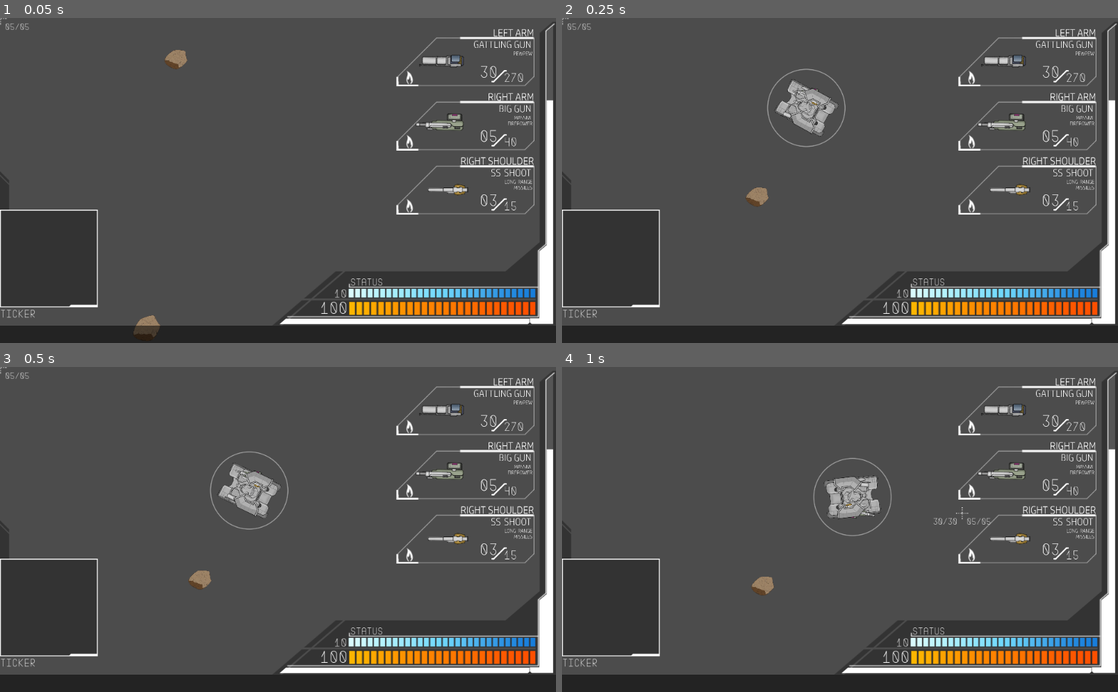
Above: before the commit, frames 1-4 (two rows, left to right).
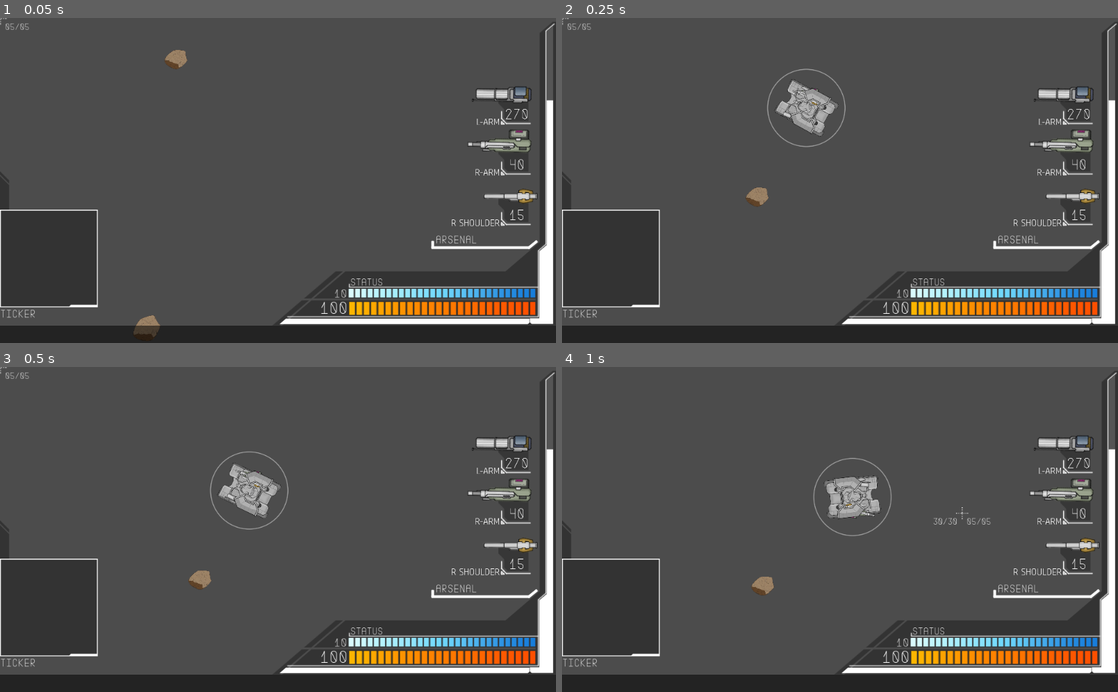
Above: after the commit, the same moments.

Repository: Littlerun-Bastion/Soulless-Steel
Game: Godot game, scene res://game/arena/Arena.tscn
Two runs of this game, one before a commit and one after it. Both use one fixed random seed, a clock stepped at 60 frames per second and the inputs below.
Inputs (mouse positions are in pixels of both pictures, inside the frame that each line leads up to):
- Up to frame 1 (0.05 s): no input
- Up to frame 2 (0.25 s): no input
- Up to frame 3 (0.5 s): no input
- Up to frame 4 (1 s): move the mouse to (962, 513) at 0.52 s; hold D (right) from 0.53 s (still down); hold F (honk) from 0.53 s (still down)

The runs differ from the first frame. In frame 1, 3.6% of the frame differs, in the area x 71-97%, y 3-72%; in frame 2, 3.6%; in frame 3, 3.6%; in frame 4, 3.6%.

Commit message:
Improved weapon slots on HUD

Diff:
--- a/project/game/mecha/Enemy.gd
+++ b/project/game/mecha/Enemy.gd
@@ -32,7 +32,7 @@
 func _process(delta):
 	var state = logic.get_current_state()
 	check_for_targets()
-	print(state)
+	#print(state)
 	if has_method("do_"+state):
 		call("do_"+state, delta)
 
--- a/project/game/mecha/Mecha.gd
+++ b/project/game/mecha/Mecha.gd
@@ -218,17 +218,43 @@
 	return float(core.weight)
 
 
-func get_ammo(part_name):
-	if part_name == "left_arm":
+func get_weapon_part(part_name):
+	if part_name == "arm_weapon_left":
 		if arm_weapon_left:
-			return $ArmWeaponLeft.clip_ammo
-	elif part_name == "right_arm":
+			return $ArmWeaponLeft
+	elif part_name == "arm_weapon_right":
 		if arm_weapon_right:
-			return $ArmWeaponRight.clip_ammo
-	elif part_name == "left_shoulder":
-		pass
-	elif part_name == "right_shoulder":
-		pass
+			return $ArmWeaponRight
+	elif part_name == "shoulder_weapon_left":
+		if shoulder_weapon_left:
+			return $ShoulderWeaponLeft
+	elif part_name == "shoulder_weapon_right":
+		if shoulder_weapon_right:
+			return $ShoulderWeaponRight
+	else:
+		push_error("Not a valid weapon part name: " + str(part_name))
+
+	return false
+
+
+func get_clip_ammo(part_name):
+	var part = get_weapon_part(part_name)
+	if part:
+		return part.clip_ammo
+	return false
+
+
+func get_clip_size(part_name):
+	var part = get_weapon_part(part_name)
+	if part:
+		return part.clip_size
+	return false
+
+
+func get_total_ammo(part_name):
+	var part = get_weapon_part(part_name)
+	if part:
+		return part.total_ammo
 	return false
 
 
--- a/project/game/ui/PlayerHUD.gd
+++ b/project/game/ui/PlayerHUD.gd
@@ -57,8 +57,8 @@
 
 
 func setup_cursor():
-	Cursor.set_max_ammo("left", player.get_ammo("left_arm"))
-	Cursor.set_max_ammo("right", player.get_ammo("right_arm"))
+	Cursor.set_max_ammo("left", player.get_clip_ammo("arm_weapon_left"))
+	Cursor.set_max_ammo("right", player.get_clip_ammo("arm_weapon_right"))
 
 
 func update_lifebar(value):
@@ -74,8 +74,17 @@
 
 
 func update_cursor():
-	Cursor.set_ammo("left", player.get_ammo("left_arm"))
-	Cursor.set_ammo("right", player.get_ammo("right_arm"))
+	Cursor.set_ammo("left", player.get_clip_ammo("arm_weapon_left"))
+	Cursor.set_ammo("right", player.get_clip_ammo("arm_weapon_right"))
+
+
+func update_arsenal():
+	for weapon in $WeaponSlots.get_children():
+		var total_ammo = player.get_total_ammo(weapon.type)
+		if total_ammo:
+			weapon.set_ammo(total_ammo - \
+							player.get_clip_size(weapon.type) + \
+							player.get_clip_ammo(weapon.type))
 
 
 func _on_player_took_damage(_p):
@@ -85,6 +94,7 @@
 
 func _on_player_shoot():
 	update_cursor()
+	update_arsenal()
 
 
 func _on_reload_mode_update(active):
--- a/project/game/ui/PlayerHUD.tscn
+++ b/project/game/ui/PlayerHUD.tscn
@@ -15,6 +15,7 @@
 [ext_resource path="res://game/ui/MechaCursorCrosshair.tscn" type="PackedScene" id=13]
 [ext_resource path="res://game/ui/PlayerRadar/PlayerRadar.tscn" type="PackedScene" id=14]
 [ext_resource path="res://game/ui/WeaponSlot/WeaponSlot.tscn" type="PackedScene" id=15]
+[ext_resource path="res://game/ui/WeaponSlot/Separator.gd" type="Script" id=16]
 
 [sub_resource type="StyleBoxTexture" id=1]
 texture = ExtResource( 3 )
@@ -66,6 +67,12 @@
 
 [sub_resource type="DynamicFont" id=9]
 size = 20
+use_mipmaps = true
+use_filter = true
+font_data = ExtResource( 2 )
+
+[sub_resource type="DynamicFont" id=10]
+size = 21
 use_mipmaps = true
 use_filter = true
 font_data = ExtResource( 2 )
@@ -192,13 +199,32 @@
 "_edit_use_anchors_": false
 }
 
+[node name="ArsenalSeparator" type="Control" parent="."]
+margin_left = 794.607
+margin_top = 424.046
+margin_right = 834.607
+margin_bottom = 464.046
+script = ExtResource( 16 )
+__meta__ = {
+"_edit_use_anchors_": false
+}
+
+[node name="ArsenalLabel" type="Label" parent="ArsenalSeparator"]
+margin_left = 7.40802
+margin_top = -24.7995
+margin_right = 105.408
+margin_bottom = 2.20047
+custom_fonts/font = SubResource( 10 )
+text = "ARSENAL"
+
 [node name="WeaponSlots" type="VBoxContainer" parent="."]
-margin_left = 730.0
-margin_top = 35.0
-margin_right = 1367.0
-margin_bottom = 1149.0
+margin_left = 918.413
+margin_top = 73.0018
+margin_right = 1074.41
+margin_bottom = 878.002
 rect_scale = Vector2( 0.4, 0.4 )
 custom_constants/separation = 70
+alignment = 2
 __meta__ = {
 "_edit_use_anchors_": false
 }
@@ -206,22 +232,23 @@
 [node name="WeaponSlot" parent="WeaponSlots" instance=ExtResource( 15 )]
 anchor_right = 0.0
 anchor_bottom = 0.0
-margin_right = 637.0
-margin_bottom = 226.0
+margin_top = 176.0
+margin_right = 156.0
+margin_bottom = 339.0
 
 [node name="WeaponSlot2" parent="WeaponSlots" instance=ExtResource( 15 )]
 anchor_right = 0.0
 anchor_bottom = 0.0
-margin_top = 296.0
-margin_right = 637.0
-margin_bottom = 522.0
+margin_top = 409.0
+margin_right = 156.0
+margin_bottom = 572.0
 
 [node name="WeaponSlot3" parent="WeaponSlots" instance=ExtResource( 15 )]
 anchor_right = 0.0
 anchor_bottom = 0.0
-margin_top = 592.0
-margin_right = 637.0
-margin_bottom = 818.0
+margin_top = 642.0
+margin_right = 156.0
+margin_bottom = 805.0
 
 [node name="Ticker" parent="." instance=ExtResource( 11 )]
 
--- a/project/game/ui/WeaponSlot/Separator.gd
+++ b/project/game/ui/WeaponSlot/Separator.gd
@@ -1,13 +1,14 @@
 tool
 extends Control
 
-const HEIGHT = 50
-const EDGE_WIDTH = 9
-const MIDDLE_WIDTH = 50
+const HEIGHT = 12
+const MIDDLE_WIDTH = 180
+const RIGHT_WIDTH = 16
 const LINE_WIDTH = 4
 const COLOR = Color(1,1,1)
 
 func _draw():
-	draw_line(Vector2(0,HEIGHT), Vector2(EDGE_WIDTH + LINE_WIDTH/2.0, HEIGHT), COLOR, LINE_WIDTH, true)
-	draw_line(Vector2(EDGE_WIDTH, HEIGHT), Vector2(EDGE_WIDTH + MIDDLE_WIDTH, 0), COLOR, LINE_WIDTH, true)
-	draw_line(Vector2(-LINE_WIDTH/2.0 + EDGE_WIDTH + MIDDLE_WIDTH, 0), Vector2(2*EDGE_WIDTH + MIDDLE_WIDTH, 0), COLOR, LINE_WIDTH, true)
+# warning-ignore-all:integer_division
+	draw_line(Vector2(LINE_WIDTH/2,-HEIGHT), Vector2(LINE_WIDTH/2, 0), COLOR, LINE_WIDTH, true)
+	draw_line(Vector2(0, 0), Vector2(MIDDLE_WIDTH, 0), COLOR, LINE_WIDTH, true)
+	draw_line(Vector2(MIDDLE_WIDTH - 2, 1), Vector2(MIDDLE_WIDTH + RIGHT_WIDTH - 2, -HEIGHT), COLOR, LINE_WIDTH, true)
--- a/project/game/ui/WeaponSlot/WeaponSlot.gd
+++ b/project/game/ui/WeaponSlot/WeaponSlot.gd
@@ -1,17 +1,21 @@
 extends Control
 
 const WEAPON_NAME_MAP = {
-	"arm_weapon_left": "LEFT ARM",
-	"arm_weapon_right": "RIGHT ARM",
-	"shoulder_weapon_left": "LEFT SHOULDER",
-	"shoulder_weapon_right": "RIGHT SHOULDER",
+	"arm_weapon_left": "L-ARM",
+	"arm_weapon_right": "R-ARM",
+	"shoulder_weapon_left": "L-SHOULDER",
+	"shoulder_weapon_right": "R-SHOULDER",
 }
+
+var type : String
 
 func setup(arm_data, position):
 	assert(WEAPON_NAME_MAP.has(position), "Not a valid position for weapon slot: " + str(position))
 	$Position.text = WEAPON_NAME_MAP[position]
-	$Name.text = (arm_data.name).to_upper()
-	$Type.text = (arm_data.type).to_upper()
-	$Image.texture = arm_data.image
-	$MagazineAmmo.text = "%02d" % arm_data.clip_size
-	$SpareAmmo.text = "%02d" % arm_data.total_ammo
+	$WeaponImage.texture = arm_data.image
+	type = position
+	set_ammo(arm_data.total_ammo)
+
+
+func set_ammo(value):
+	$TotalAmmo.text = "%02d" % value
--- a/project/game/ui/WeaponSlot/WeaponSlot.tscn
+++ b/project/game/ui/WeaponSlot/WeaponSlot.tscn
@@ -1,39 +1,19 @@
-[gd_scene load_steps=13 format=2]
+[gd_scene load_steps=8 format=2]
 
 [ext_resource path="res://assets/images/mechas/arm_weapons/zh01-gun1.png" type="Texture" id=1]
-[ext_resource path="res://assets/images/ui/player_ui/weapon_types/thermal_icon.png" type="Texture" id=2]
-[ext_resource path="res://assets/images/ui/player_ui/weapon_slot_frame.png" type="Texture" id=3]
-[ext_resource path="res://game/ui/WeaponSlot/Separator.gd" type="Script" id=4]
+[ext_resource path="res://assets/images/ui/player_ui/weapon_ammo_slide_frame.png" type="Texture" id=2]
 [ext_resource path="res://assets/fonts/Zector/Zector.ttf" type="DynamicFontData" id=5]
 [ext_resource path="res://assets/fonts/HPSimplified_Lt.ttf" type="DynamicFontData" id=6]
 [ext_resource path="res://game/ui/WeaponSlot/WeaponSlot.gd" type="Script" id=7]
 
 [sub_resource type="DynamicFont" id=1]
-size = 48
+size = 42
 use_mipmaps = true
 use_filter = true
 font_data = ExtResource( 6 )
 
-[sub_resource type="DynamicFont" id=2]
-size = 45
-use_mipmaps = true
-use_filter = true
-font_data = ExtResource( 6 )
-
-[sub_resource type="DynamicFont" id=3]
-size = 24
-use_mipmaps = true
-use_filter = true
-font_data = ExtResource( 6 )
-
-[sub_resource type="DynamicFont" id=4]
-size = 80
-use_mipmaps = true
-use_filter = true
-font_data = ExtResource( 5 )
-
 [sub_resource type="DynamicFont" id=5]
-size = 60
+size = 70
 use_mipmaps = true
 use_filter = true
 font_data = ExtResource( 5 )
@@ -41,9 +21,9 @@
 [node name="WeaponSlot" type="Control"]
 anchor_right = 1.0
 anchor_bottom = 1.0
-margin_right = -387.0
-margin_bottom = -374.0
-rect_min_size = Vector2( 637, 226 )
+margin_right = -868.0
+margin_bottom = -437.0
+rect_min_size = Vector2( 156, 163 )
 script = ExtResource( 7 )
 __meta__ = {
 "_edit_use_anchors_": false
@@ -52,93 +32,42 @@
 [node name="Frame" type="TextureRect" parent="."]
 margin_right = 40.0
 margin_bottom = 40.0
-texture = ExtResource( 3 )
+rect_scale = Vector2( 2.5, 2.5 )
+texture = ExtResource( 2 )
+__meta__ = {
+"_edit_use_anchors_": false
+}
 
 [node name="Position" type="Label" parent="."]
-margin_left = 185.0
-margin_top = -55.0
-margin_right = 634.0
-margin_bottom = 13.0
+margin_left = -283.143
+margin_top = 91.8188
+margin_right = 6.85663
+margin_bottom = 148.819
 custom_fonts/font = SubResource( 1 )
-text = "RIGHT SHOULDER"
+text = "R-SHOULDER"
 align = 2
 valign = 2
 __meta__ = {
 "_edit_use_anchors_": false
 }
 
-[node name="Name" type="Label" parent="."]
-margin_left = 183.0
-margin_top = 4.0
-margin_right = 621.0
-margin_bottom = 65.0
-custom_fonts/font = SubResource( 2 )
-text = "SS-LM1 LRSM"
-align = 2
-__meta__ = {
-"_edit_use_anchors_": false
-}
-
-[node name="Type" type="Label" parent="."]
-margin_left = 447.0
-margin_top = 60.0
-margin_right = 626.0
-margin_bottom = 115.0
-custom_fonts/font = SubResource( 3 )
-custom_constants/line_spacing = -6
-text = "LONG-RANGE GUIDED MISSILES"
-align = 2
-autowrap = true
-__meta__ = {
-"_edit_use_anchors_": false
-}
-
-[node name="Image" type="TextureRect" parent="."]
-margin_left = 39.7507
-margin_top = 342.368
-margin_right = 339.751
-margin_bottom = 642.368
+[node name="WeaponImage" type="TextureRect" parent="."]
+margin_left = -208.962
+margin_top = 302.75
+margin_right = 91.0382
+margin_bottom = 602.75
 rect_rotation = -90.0
-rect_scale = Vector2( 1.5, 1.5 )
+rect_scale = Vector2( 2, 2 )
 texture = ExtResource( 1 )
 __meta__ = {
 "_edit_use_anchors_": false
 }
 
-[node name="DamageType" type="TextureRect" parent="."]
-margin_left = 19.7201
-margin_top = 146.297
-margin_right = 519.72
-margin_bottom = 646.297
-rect_scale = Vector2( 0.16, 0.16 )
-texture = ExtResource( 2 )
-__meta__ = {
-"_edit_use_anchors_": false
-}
-
-[node name="MagazineAmmo" type="Label" parent="."]
-margin_left = 341.404
-margin_top = 124.453
-margin_right = 467.404
-margin_bottom = 204.453
-custom_fonts/font = SubResource( 4 )
-text = "03"
-align = 2
-
-[node name="Separator" type="Control" parent="."]
-margin_left = 439.134
-margin_top = 156.073
-margin_right = 479.134
-margin_bottom = 196.073
-script = ExtResource( 4 )
-__meta__ = {
-"_edit_use_anchors_": false
-}
-
-[node name="SpareAmmo" type="Label" parent="."]
-margin_left = 494.447
-margin_top = 159.77
-margin_right = 587.447
-margin_bottom = 219.77
+[node name="TotalAmmo" type="Label" parent="."]
+margin_left = 27.729
+margin_top = 52.2416
+margin_right = 141.729
+margin_bottom = 125.242
 custom_fonts/font = SubResource( 5 )
 text = "300"
+align = 1
--- a/project/project.godot
+++ b/project/project.godot
@@ -34,32 +34,32 @@
 
 up={
 "deadzone": 0.5,
-"events": [ Object(InputEventKey,"resource_local_to_scene":false,"resource_name":"","device":0,"alt":false,"shift":false,"control":false,"meta":false,"command":false,"pressed":false,"scancode":87,"unicode":0,"echo":false,"script":null)
+"events": [ Object(InputEventKey,"resource_local_to_scene":false,"resource_name":"","device":0,"alt":false,"shift":false,"control":false,"meta":false,"command":false,"pressed":false,"scancode":87,"physical_scancode":0,"unicode":0,"echo":false,"script":null)
  ]
 }
 down={
 "deadzone": 0.5,
-"events": [ Object(InputEventKey,"resource_local_to_scene":false,"resource_name":"","device":0,"alt":false,"shift":false,"control":false,"meta":false,"command":false,"pressed":false,"scancode":83,"unicode":0,"echo":false,"script":null)
+"events": [ Object(InputEventKey,"resource_local_to_scene":false,"resource_name":"","device":0,"alt":false,"shift":false,"control":false,"meta":false,"command":false,"pressed":false,"scancode":83,"physical_scancode":0,"unicode":0,"echo":false,"script":null)
  ]
 }
 left={
 "deadzone": 0.5,
-"events": [ Object(InputEventKey,"resource_local_to_scene":false,"resource_name":"","device":0,"alt":false,"shift":false,"control":false,"meta":false,"command":false,"pressed":false,"scancode":65,"unicode":0,"echo":false,"script":null)
+"events": [ Object(InputEventKey,"resource_local_to_scene":false,"resource_name":"","device":0,"alt":false,"shift":false,"control":false,"meta":false,"command":false,"pressed":false,"scancode":65,"physical_scancode":0,"unicode":0,"echo":false,"script":null)
  ]
 }
 right={
 "deadzone": 0.5,
-"events": [ Object(InputEventKey,"resource_local_to_scene":false,"resource_name":"","device":0,"alt":false,"shift":false,"control":false,"meta":false,"command":false,"pressed":false,"scancode":68,"unicode":0,"echo":false,"script":null)
+"events": [ Object(InputEventKey,"resource_local_to_scene":false,"resource_name":"","device":0,"alt":false,"shift":false,"control":false,"meta":false,"command":false,"pressed":false,"scancode":68,"physical_scancode":0,"unicode":0,"echo":false,"script":null)
  ]
 }
 honk={
 "deadzone": 0.5,
-"events": [ Object(InputEventKey,"resource_local_to_scene":false,"resource_name":"","device":0,"alt":false,"shift":false,"control":false,"meta":false,"command":false,"pressed":false,"scancode":70,"unicode":0,"echo":false,"script":null)
+"events": [ Object(InputEventKey,"resource_local_to_scene":false,"resource_name":"","device":0,"alt":false,"shift":false,"control":false,"meta":false,"command":false,"pressed":false,"scancode":70,"physical_scancode":0,"unicode":0,"echo":false,"script":null)
  ]
 }
 strafe={
 "deadzone": 0.5,
-"events": [ Object(InputEventKey,"resource_local_to_scene":false,"resource_name":"","device":0,"alt":false,"shift":false,"control":false,"meta":false,"command":false,"pressed":false,"scancode":16777238,"unicode":0,"echo":false,"script":null)
+"events": [ Object(InputEventKey,"resource_local_to_scene":false,"resource_name":"","device":0,"alt":false,"shift":false,"control":false,"meta":false,"command":false,"pressed":false,"scancode":16777238,"physical_scancode":0,"unicode":0,"echo":false,"script":null)
  ]
 }
 left_arm_weapon_shoot={
@@ -74,22 +74,22 @@
 }
 left_shoulder_weapon_shoot={
 "deadzone": 0.5,
-"events": [ Object(InputEventKey,"resource_local_to_scene":false,"resource_name":"","device":0,"alt":false,"shift":false,"control":false,"meta":false,"command":false,"pressed":false,"scancode":81,"unicode":0,"echo":false,"script":null)
+"events": [ Object(InputEventKey,"resource_local_to_scene":false,"resource_name":"","device":0,"alt":false,"shift":false,"control":false,"meta":false,"command":false,"pressed":false,"scancode":81,"physical_scancode":0,"unicode":0,"echo":false,"script":null)
  ]
 }
 right_shoulder_weapon_shoot={
 "deadzone": 0.5,
-"events": [ Object(InputEventKey,"resource_local_to_scene":false,"resource_name":"","device":0,"alt":false,"shift":false,"control":false,"meta":false,"command":false,"pressed":false,"scancode":69,"unicode":0,"echo":false,"script":null)
+"events": [ Object(InputEventKey,"resource_local_to_scene":false,"resource_name":"","device":0,"alt":false,"shift":false,"control":false,"meta":false,"command":false,"pressed":false,"scancode":69,"physical_scancode":0,"unicode":0,"echo":false,"script":null)
  ]
 }
 debug_1={
 "deadzone": 0.5,
-"events": [ Object(InputEventKey,"resource_local_to_scene":false,"resource_name":"","device":0,"alt":false,"shift":false,"control":false,"meta":false,"command":false,"pressed":false,"scancode":75,"unicode":0,"echo":false,"script":null)
+"events": [ Object(InputEventKey,"resource_local_to_scene":false,"resource_name":"","device":0,"alt":false,"shift":false,"control":false,"meta":false,"command":false,"pressed":false,"scancode":75,"physical_scancode":0,"unicode":0,"echo":false,"script":null)
  ]
 }
 reload_mode={
 "deadzone": 0.5,
-"events": [ Object(InputEventKey,"resource_local_to_scene":false,"resource_name":"","device":0,"alt":false,"shift":false,"control":false,"meta":false,"command":false,"pressed":false,"scancode":82,"unicode":0,"echo":false,"script":null)
+"events": [ Object(InputEventKey,"resource_local_to_scene":false,"resource_name":"","device":0,"alt":false,"shift":false,"control":false,"meta":false,"command":false,"pressed":false,"scancode":82,"physical_scancode":0,"unicode":0,"echo":false,"script":null)
  ]
 }
 
Binary file added: project/assets/images/ui/player_ui/ui_ammo_bar_back.png
Not shown, added: project/assets/images/ui/player_ui/ui_ammo_bar_back.png.import
Binary file added: project/assets/images/ui/player_ui/ui_ammo_bar_front.png
Not shown, added: project/assets/images/ui/player_ui/ui_ammo_bar_front.png.import
Binary file added: project/assets/images/ui/player_ui/weapon_ammo_slide_frame.png
Not shown, added: project/assets/images/ui/player_ui/weapon_ammo_slide_frame.png.import
Not shown: 1 places in project/game/ui/PlayerHUD.tscn that only renumber resources
